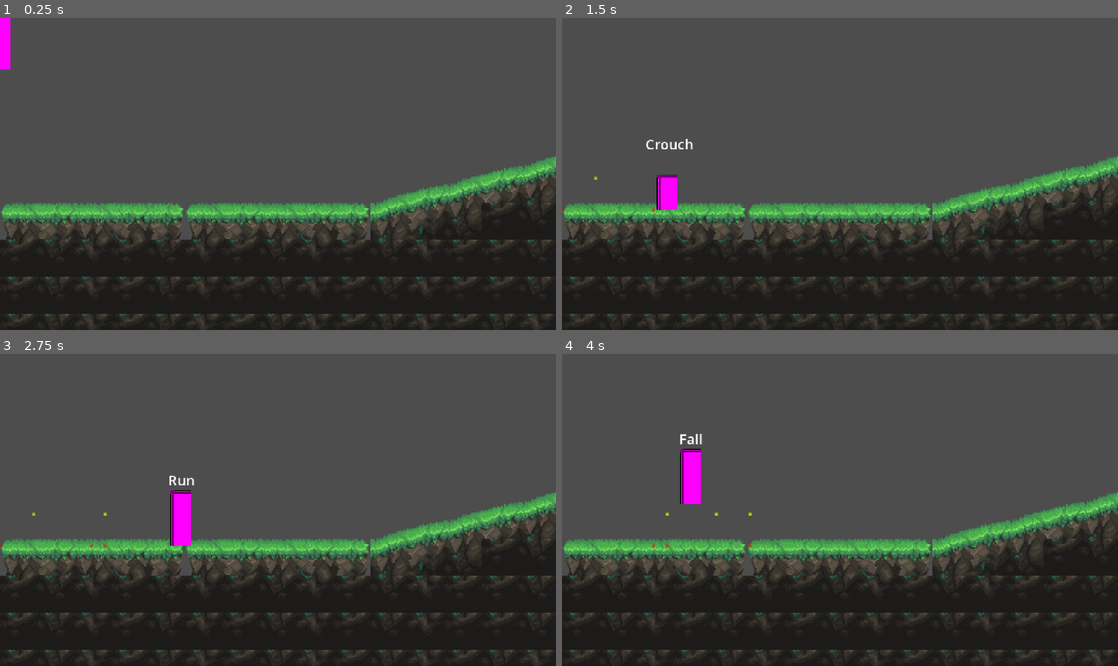
Above: before the commit, frames 1-4 (two rows, left to right).
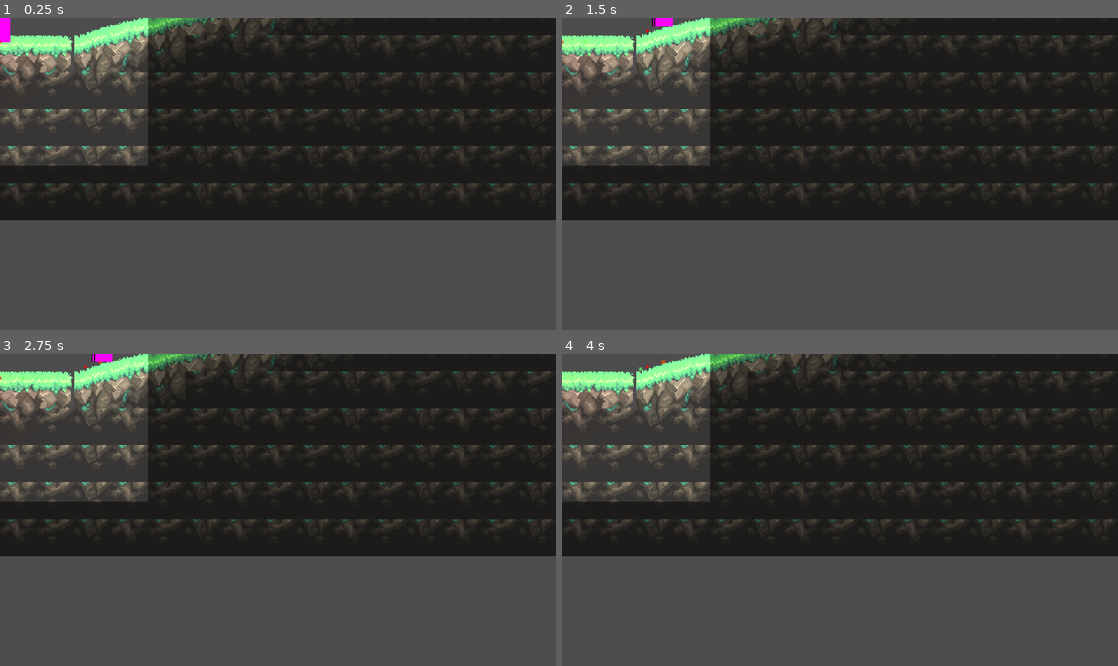
Above: after the commit, the same moments.

Repository: katfishkatfishing/Deathwish
Game: Godot game, scene res://levels/00_dungeon/01.tscn
Two runs of this game, one before a commit and one after it. Both use one fixed random seed, a clock stepped at 60 frames per second and the inputs below. This scene is started directly instead of the project's main scene.
Inputs (mouse positions are in pixels of both pictures, inside the frame that each line leads up to):
- Up to frame 1 (0.25 s): no input
- Up to frame 2 (1.5 s): tap Enter at 0.5 s; move the mouse to (962, 158) at 0.52 s; hold Right (right) 0.53-1.28 s; hold E (action) 0.53-1.28 s; click (962, 158) at 0.67 s; tap Space (jump) at 0.77 s; move the mouse to (728, 189) at 1.27 s; hold S (down) from 1.28 s (still down); tap J (attack) at 1.35 s
- Up to frame 3 (2.75 s): tap Space (jump) at 1.52 s; move the mouse to (333, 441) at 2.02 s; release S (down) at 2.03 s; hold Right (right) from 2.03 s (still down); tap Shift (dash) at 2.1 s
- Up to frame 4 (4 s): move the mouse to (812, 572) at 2.77 s; release Right (right) at 2.78 s; hold W (up) 2.78-3.53 s; tap 1 at 2.85 s; click (812, 572) at 2.92 s; tap Space (jump) at 3.02, 3.77 s; move the mouse to (1006, 556) at 3.52 s; hold Left (left) from 3.53 s (still down); tap 2 at 3.6 s

The runs differ from the first frame. In frame 1, 91% of the frame differs, in the area x 0-100%, y 0-100%; in frame 2, 91%; in frame 3, 91%; in frame 4, 91%.
Error after the commit: Invalid access to property or key 'global_position_y' on a base object of type 'CharacterBody2D (Player)'. (res://00_global/save_manager.gd:58)

Commit message:
added main menu

Diff:
--- a/00_global/save_manager.gd
+++ b/00_global/save_manager.gd
@@ -23,10 +23,14 @@
 		elif event.keycode == KEY_3:
 			current_slot = 2
 
-func get_file_name() -> String:
+func get_file_name(slot: int = current_slot) -> String:
 	return "user://" + SLOTS[current_slot] + ".sav"
 
-func create_new_game_save() -> void:
+func save_file_exists(slot: int) -> bool:
+	return FileAccess.file_exists(get_file_name(slot))
+
+func create_new_game_save(slot: int) -> void:
+	current_slot = slot
 	discovered_areas.clear()
 	persistent_data.clear()
 	discovered_areas.append(new_game_scene)
@@ -44,6 +48,7 @@
 		"persistent_data": persistent_data
 	}
 	write_to_file()
+	load_game(slot)
 
 func save_game() -> void:
 	var player: Player = get_tree().get_first_node_in_group("player") as Player
@@ -70,7 +75,7 @@
 		var json_string: String = JSON.stringify(save_data)
 		save_file.store_line(json_string)
 
-func load_game() -> void:
+func load_game(slot: int = current_slot) -> void:
 	if not FileAccess.file_exists(get_file_name()):
 		return
 
--- a/general/save_point/save_point.gd
+++ b/general/save_point/save_point.gd
@@ -6,7 +6,7 @@
 
 func _ready() -> void:
 	area_2d.body_entered.connect(on_player_entered)
-	area_2d.body_existed.connect(on_player_exited)
+	area_2d.body_exited.connect(on_player_exited)
 
 func on_player_entered(_body: Node2D) -> void:
 	# show the interaction button
--- a/general/save_point/save_point.tscn
+++ b/general/save_point/save_point.tscn
@@ -29,9 +29,10 @@
 [node name="CollisionShape2D" type="CollisionShape2D" parent="Area2D" unique_id=2116294838]
 shape = SubResource("RectangleShape2D_g4v7s")
 
-[node name="Node2D" type="Node2D" parent="." unique_id=8346582]
+[node name="MessageRoot" type="Node2D" parent="." unique_id=8346582]
+position = Vector2(0, 1)
 
-[node name="Label" type="Label" parent="Node2D" unique_id=359437045]
+[node name="Label" type="Label" parent="MessageRoot" unique_id=359437045]
 visible = false
 offset_right = 40.0
 offset_bottom = 23.0
@@ -39,4 +40,4 @@
 text = "Game Saved"
 horizontal_alignment = 1
 
-[node name="AnimationPlayer" type="AnimationPlayer" parent="Node2D" unique_id=949373556]
+[node name="AnimationPlayer" type="AnimationPlayer" parent="MessageRoot" unique_id=949373556]
--- a/levels/00_dungeon/01.tscn
+++ b/levels/00_dungeon/01.tscn
@@ -3,10 +3,13 @@
 [ext_resource type="TileSet" uid="uid://gc3esoxw5p0o" path="res://levels/tile_sets/dungeon.tres" id="1_m45yw"]
 [ext_resource type="PackedScene" uid="uid://cshkjakbtvv5g" path="res://general/player_spawn/player_spawn.tscn" id="3_7y5fl"]
 [ext_resource type="Script" uid="uid://bid4d1kawtgew" path="res://general/scripts/level_bounds.gd" id="3_x0ng3"]
+[ext_resource type="PackedScene" uid="uid://ctot0ypsnyynv" path="res://general/save_point/save_point.tscn" id="4_7y5fl"]
 
 [node name="01" type="Node2D" unique_id=477144091]
+position = Vector2(255, 93)
 
 [node name="TileMapLayer_Main" type="TileMapLayer" parent="." unique_id=975045645]
+position = Vector2(-256, -145)
 tile_map_data = PackedByteArray("AAAKAAQAAAAIAAIAAAALAAQAAAAJAAIAAAAMAAQAAAAKAAIAAAANAAQAAAALAAIAAAAOAAMAAAAIAAIAAAAOAA …(7440 unchanged characters)…
 tile_set = ExtResource("1_m45yw")
 
@@ -22,3 +25,5 @@
 metadata/_custom_type_script = "uid://bid4d1kawtgew"
 
 [node name="PlayerSpawn" parent="." unique_id=1297226535 instance=ExtResource("3_7y5fl")]
+
+[node name="SavePoint" parent="." unique_id=1307582332 instance=ExtResource("4_7y5fl")]
--- a/project.godot
+++ b/project.godot
@@ -35,6 +35,10 @@
 [editor_plugins]
 
 enabled=PackedStringArray("res://addons/GodotTogether/plugin.cfg", "res://addons/godot_super-wakatime/plugin.cfg")
+
+[gui]
+
+theme/custom_font="uid://bob0y3r2rqcry"
 
 [input]
 
--- /dev/null
+++ b/title_screen/title_screen.tscn
@@ -0,0 +1,115 @@
+[gd_scene format=3 uid="uid://cxagqask4q1tv"]
+
+[node name="TitleScreen" type="CanvasLayer" unique_id=818420799]
+layer = 5
+
+[node name="UIContainer" type="Control" parent="." unique_id=830988526]
+layout_mode = 3
+anchors_preset = 15
+anchor_right = 1.0
+anchor_bottom = 1.0
+grow_horizontal = 2
+grow_vertical = 2
+metadata/_edit_use_anchors_ = true
+
+[node name="TileMapContainer" type="Control" parent="UIContainer" unique_id=1161464136]
+anchors_preset = 0
+offset_right = 40.0
+offset_bottom = 40.0
+
+[node name="ColorRect" type="ColorRect" parent="UIContainer" unique_id=1004004881]
+layout_mode = 0
+offset_right = 480.0
+offset_bottom = 270.0
+color = Color(0.18453678, 0.009959008, 0.017224107, 1)
+
+[node name="MainMenu" type="VBoxContainer" parent="UIContainer" unique_id=1043022894]
+unique_name_in_owner = true
+custom_minimum_size = Vector2(200, 120)
+layout_mode = 1
+anchors_preset = 7
+anchor_left = 0.5
+anchor_top = 1.0
+anchor_right = 0.5
+anchor_bottom = 1.0
+offset_left = -100.0
+offset_top = -120.0
+offset_right = 100.0
+grow_horizontal = 2
+grow_vertical = 0
+
+[node name="Sprite2D" type="Sprite2D" parent="UIContainer/MainMenu" unique_id=700259560]
+position = Vector2(98.69229, -72.7251)
+
+[node name="AnimationPlayer" type="AnimationPlayer" parent="UIContainer/MainMenu" unique_id=540041648]
+
+[node name="NewGameButton" type="Button" parent="UIContainer/MainMenu" unique_id=1867498481]
+unique_name_in_owner = true
+layout_mode = 2
+text = "New Game"
+
+[node name="LoadGameButton" type="Button" parent="UIContainer/MainMenu" unique_id=2025884953]
+unique_name_in_owner = true
+layout_mode = 2
+offset_transform_enabled = true
+text = "Load Game"
+
+[node name="NewGameMenu" type="VBoxContainer" parent="UIContainer" unique_id=348860210]
+unique_name_in_owner = true
+visible = false
+layout_mode = 0
+offset_right = 40.0
+offset_bottom = 40.0
+
+[node name="Label" type="Label" parent="UIContainer/NewGameMenu" unique_id=54927495]
+layout_mode = 2
+theme_override_colors/font_color = Color(0.78184885, 0.15543386, 0.18479168, 1)
+text = "Start a new game."
+horizontal_alignment = 1
+
+[node name="Control" type="Control" parent="UIContainer/NewGameMenu" unique_id=1956975826]
+custom_minimum_size = Vector2(0, 10)
+layout_mode = 2
+
+[node name="NewSlot01" type="Button" parent="UIContainer/NewGameMenu" unique_id=1108773668]
+unique_name_in_owner = true
+layout_mode = 2
+text = "Begin Slot 1"
+
+[node name="NewSlot02" type="Button" parent="UIContainer/NewGameMenu" unique_id=383467804]
+unique_name_in_owner = true
+layout_mode = 2
+text = "Begin Slot 02"
+
+[node name="NewSlot03" type="Button" parent="UIContainer/NewGameMenu" unique_id=1884004592]
+unique_name_in_owner = true
+layout_mode = 2
+text = "Begin Slot 3"
+
+[node name="LoadGameMenu" type="VBoxContainer" parent="UIContainer" unique_id=668552246]
+visible = false
+layout_mode = 0
+offset_right = 40.0
+offset_bottom = 40.0
+
+[node name="Label" type="Label" parent="UIContainer/LoadGameMenu" unique_id=1504499878]
+layout_mode = 2
+text = "Load a saved game."
+
+[node name="Control" type="Control" parent="UIContainer/LoadGameMenu" unique_id=616420308]
+layout_mode = 2
+
+[node name="LoadSlot01" type="Button" parent="UIContainer/LoadGameMenu" unique_id=1739849057]
+unique_name_in_owner = true
+layout_mode = 2
+text = "Load Slot 1"
+
+[node name="LoadSlot02" type="Button" parent="UIContainer/LoadGameMenu" unique_id=279641210]
+unique_name_in_owner = true
+layout_mode = 2
+text = "Load Slot 2"
+
+[node name="LoadSlot03" type="Button" parent="UIContainer/LoadGameMenu" unique_id=986743220]
+unique_name_in_owner = true
+layout_mode = 2
+text = "Load Slot 3"
Binary file added: general/fonts/Pixellettersfull-BnJ5.ttf
Not shown, added: general/fonts/Pixellettersfull-BnJ5.ttf.import
